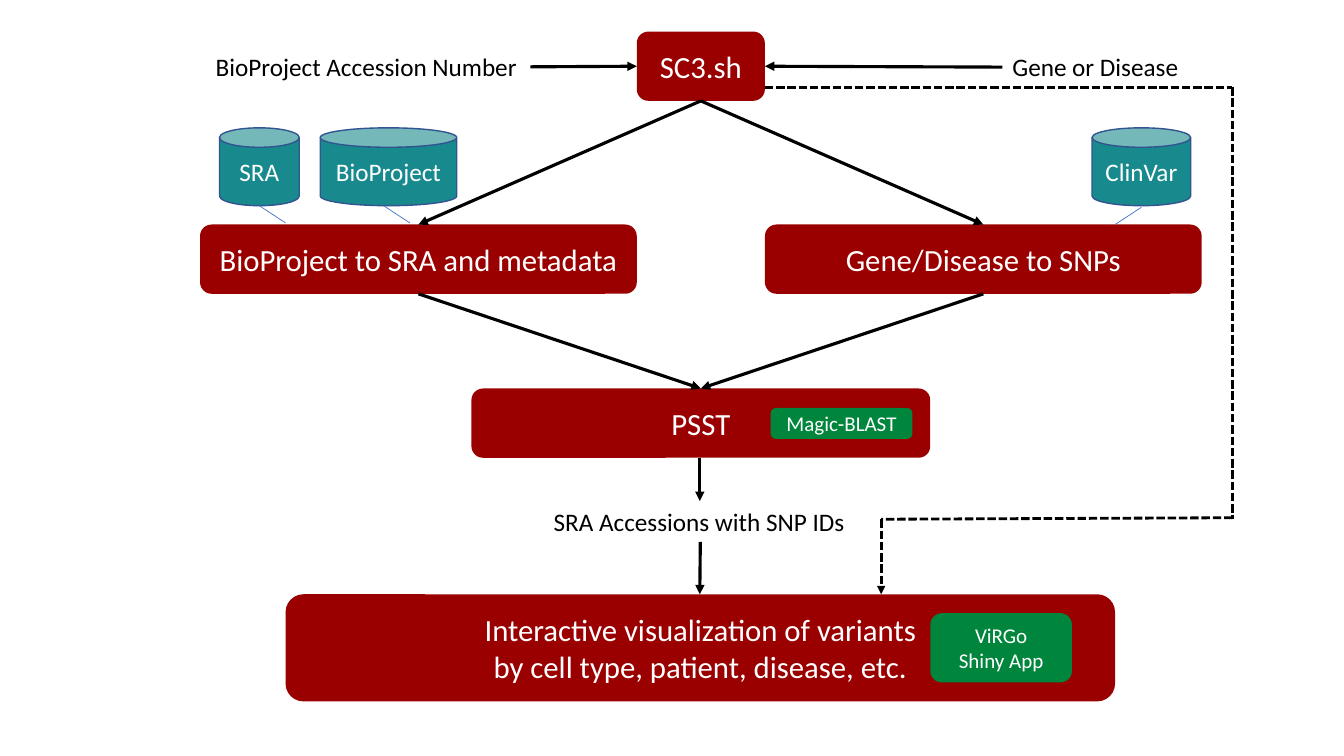
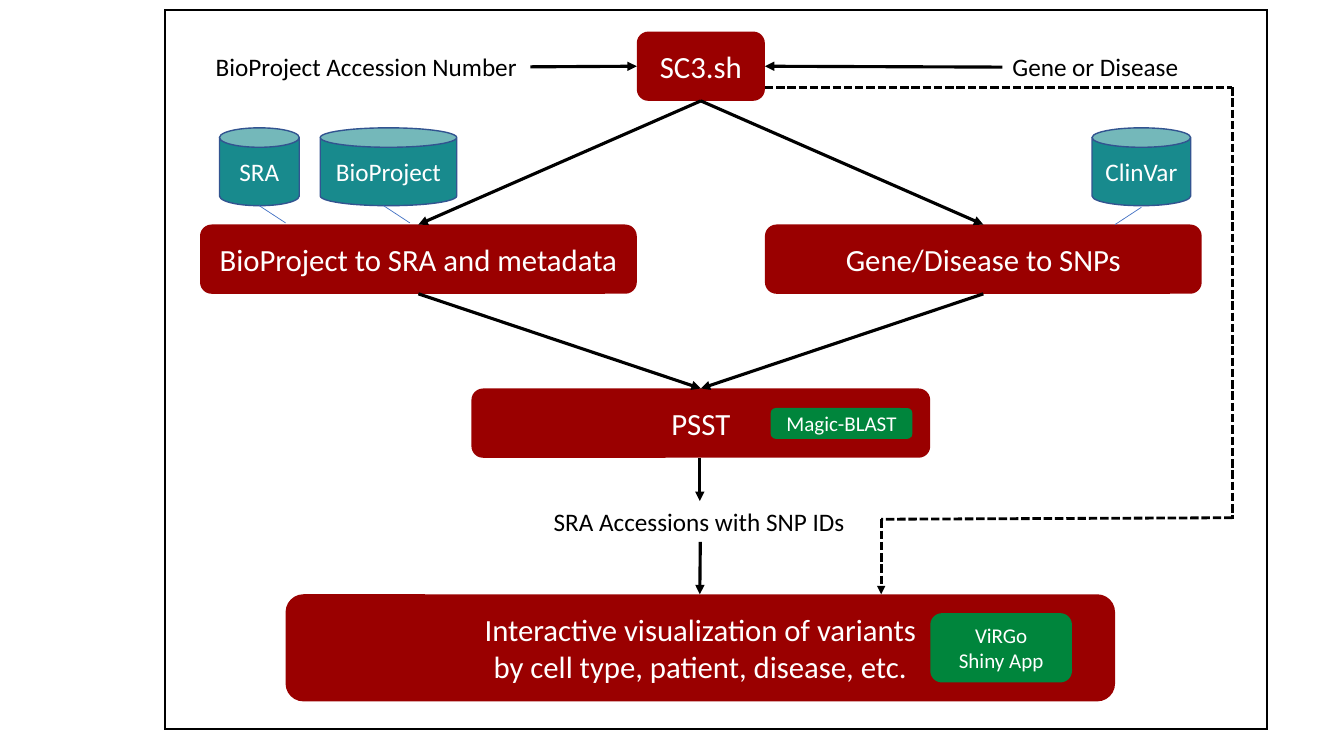
Before and after one commit to NCBI-Hackathons/ViRGo, a slide deck: slide 2 of presentations/Presentation_012218.pptx. Drawn at 1344x756 pixels with LibreOffice and Linux fonts; fonts in the diff are those of the drawing. Boxes give left, top, right and bottom in pixels: in the first picture for what was removed or moved away, otherwise in the second. Text is boxed around its words. In the diff, an @@ line names an element or a change of style, - is before the commit and + after.

```diff
--- a/presentations/Presentation_012218.pptx
+++ b/presentations/Presentation_012218.pptx
@@ rectangle added at (165, 10, 1267, 730), outline #000000 1.5 pt @@
```
Also in this commit, not shown: 2 other files.
